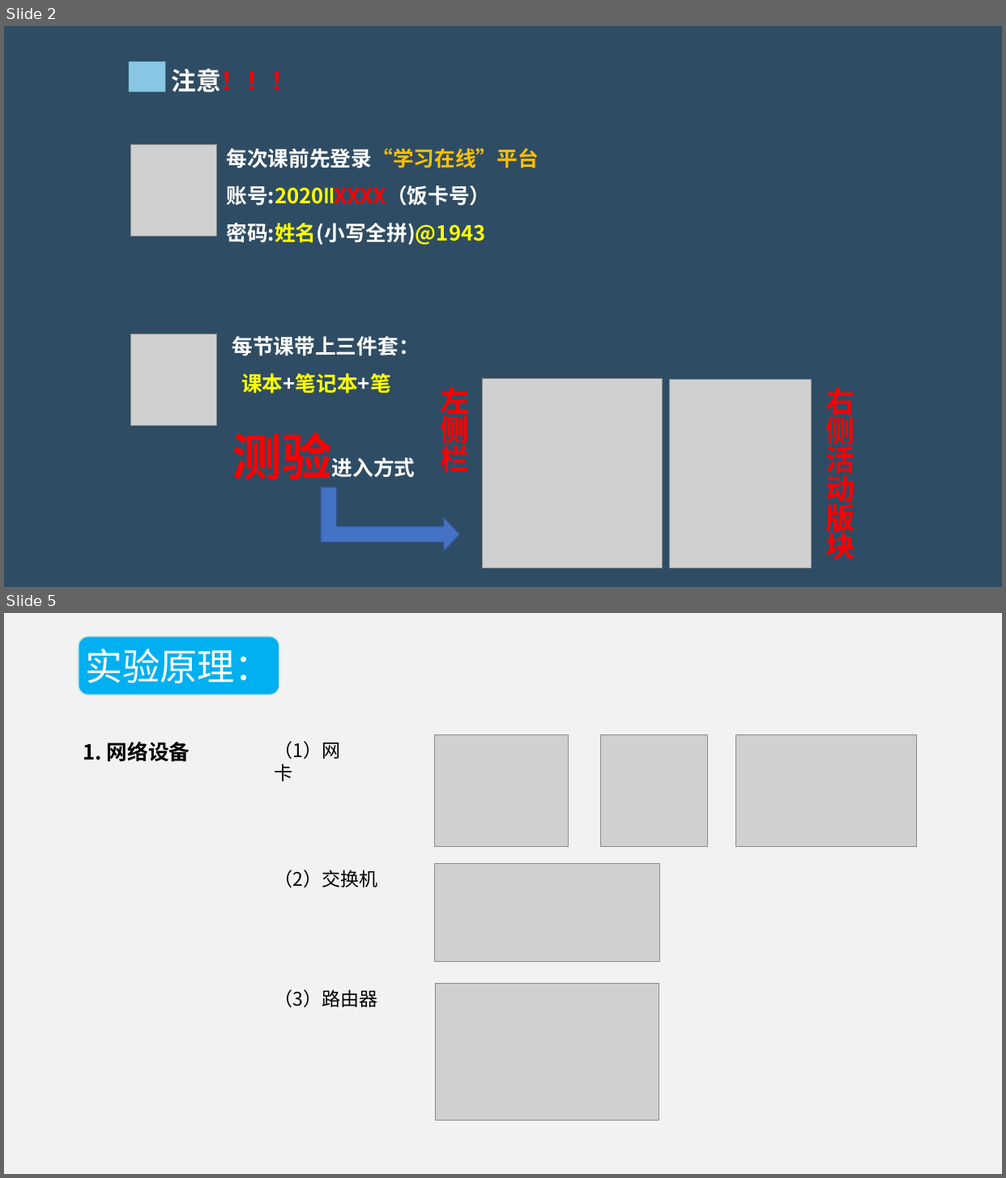
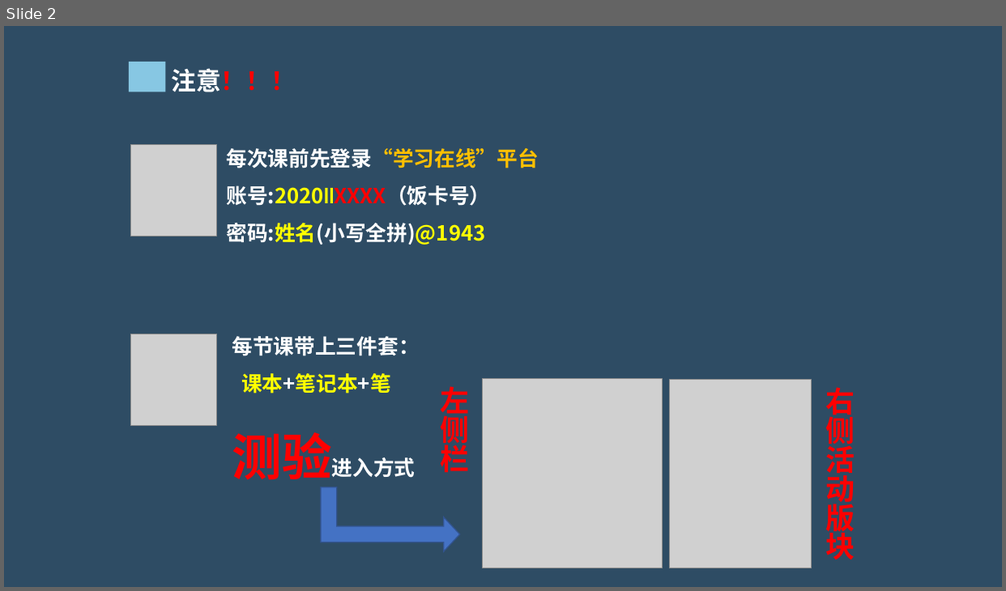
Before and after one commit to hongm32/2020design, a slide deck: 【第29课】无线局域网的组建/【第29课】无线局域网的组建.pptx. Shown one above the other, each under a label of ours: slides 2 and 5 before the commit, slide 2 after it; the slides between them are not shown. The pictures are 1006x1178 and 1006x591 pixels, drawn with LibreOffice and Linux fonts; fonts in the diff are those of the drawing; grey boxes stand for pictures. Boxes give left, top, right and bottom in pixels: in the first picture for what was removed or moved away, otherwise in the second. Text is boxed around its words. In the diff, an @@ line names an element or a change of style, - is before the commit and + after.

```diff
--- a/【第29课】无线局域网的组建/【第29课】无线局域网的组建.pptx
+++ b/【第29课】无线局域网的组建/【第29课】无线局域网的组建.pptx
@@ slide 5 removed at (4,613,1002,1174), background #F2F2F2 @@
@@ rounded rectangle removed at (78,636,279,695) @@
-实验原理：
@@ text removed at (83,742,190,762) @@
-1. 网络设备
@@ text removed at (274,741,340,781) @@
-（1）网卡
@@ picture removed at (434,735,569,846) @@
@@ picture removed at (601,735,708,846) @@
@@ picture removed at (736,735,917,846) @@
@@ text removed at (274,870,377,888) @@
-（2）交换机
@@ picture removed at (434,864,660,962) @@
@@ text removed at (275,990,378,1007) @@
-（3）路由器
@@ picture removed at (435,983,659,1121) @@
```
Also in this commit, not shown: 3 slides changed, 17 slides added, 14 other slides removed, 10 other files.
